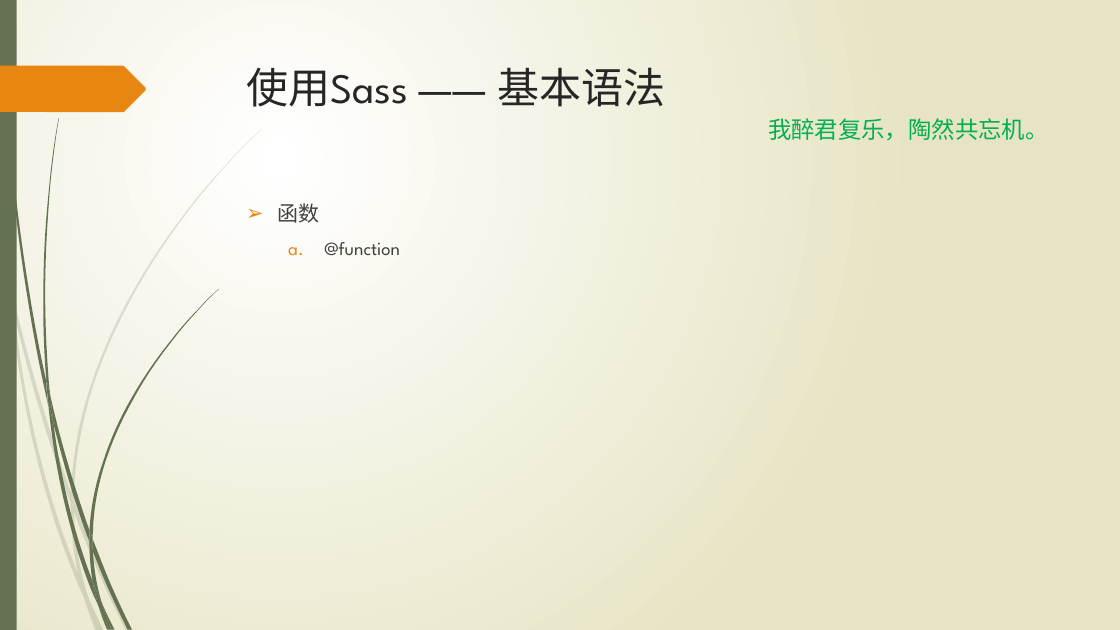
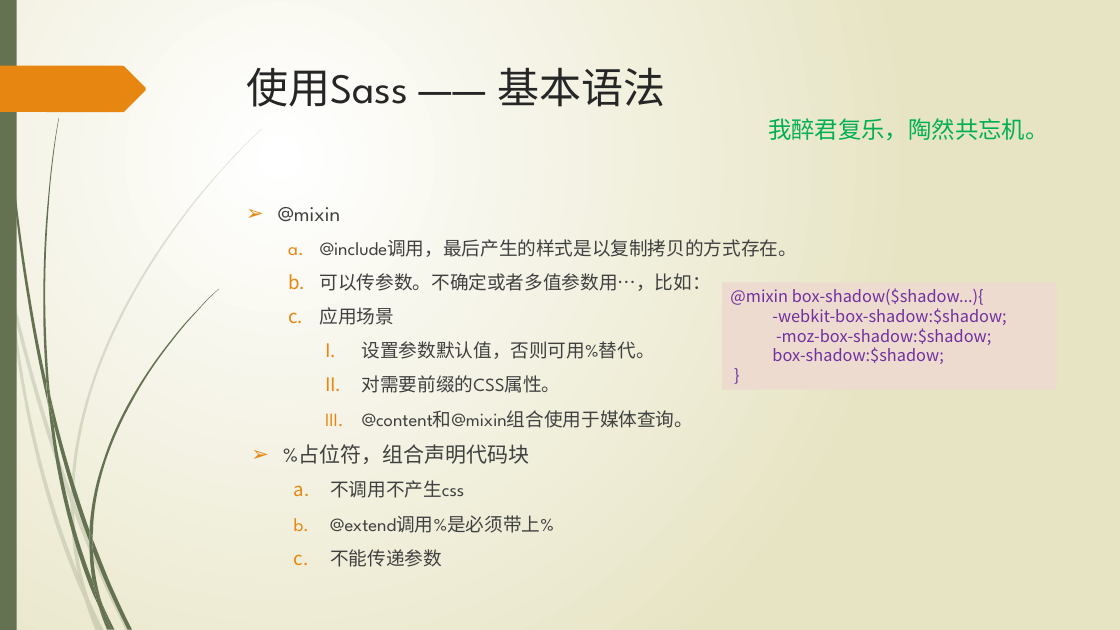
Before and after one commit to wangweihui/sassdemo, a slide deck: slide 8 of SASS愈行愈远.pptx. Drawn at 1120x630 pixels with LibreOffice and Linux fonts; fonts in the diff are those of the drawing. Boxes give left, top, right and bottom in pixels: in the first picture for what was removed or moved away, otherwise in the second. Text is boxed around its words. In the diff, an @@ line names an element or a change of style, - is before the commit and + after.

```diff
--- a/SASS愈行愈远.pptx
+++ b/SASS愈行愈远.pptx
@@ text at <box>278,207,797,567</box>: text changed @@
-➢ 函数
-  a. @function
+  ➢ @mixin
+  a. @include调用，最后产生的样式是以复制拷贝的方式存在。
+  b. 可以传参数。不确定或者多值参数用…，比如：
+  c. 应用场景
+    I. 设置参数默认值，否则可用%替代。
+    II. 对需要前缀的CSS属性。
+    III. @content和@mixin组合使用于媒体查询。
+➢ %占位符，组合声明代码块
+  a. 不调用不产生css
+  b. @extend调用%是必须带上%
+  c. 不能传递参数
@@ rectangle added at <box>723,282,1057,390</box>, fill #EDDBCF, 14 pt, text #7030A0 @@
+@mixin box-shadow($shadow...){
+  -webkit-box-shadow:$shadow;
+  -moz-box-shadow:$shadow;
+  box-shadow:$shadow;
+}
```
Also in this commit, not shown: 3 other slides changed, 2 slides added, 1 other file.
